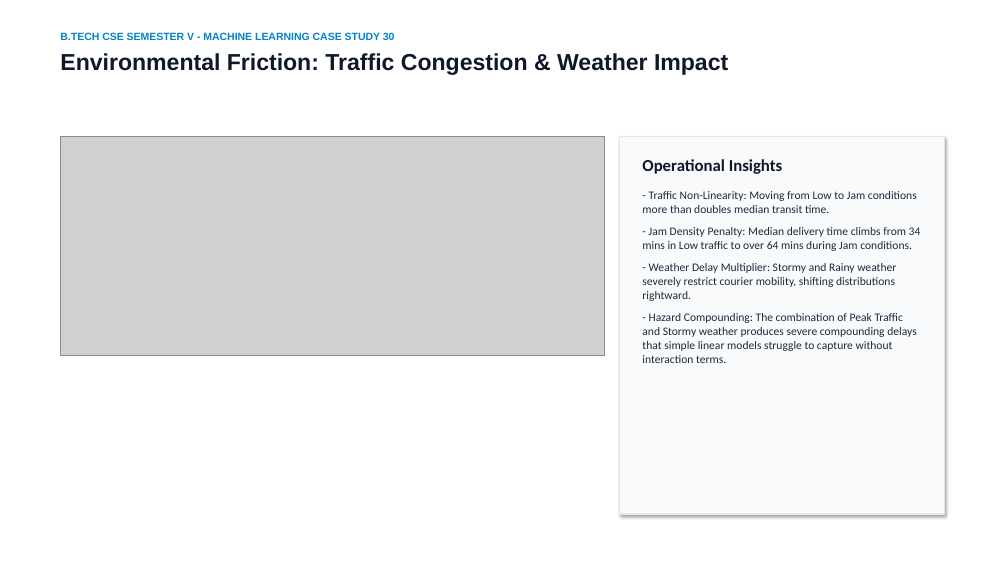
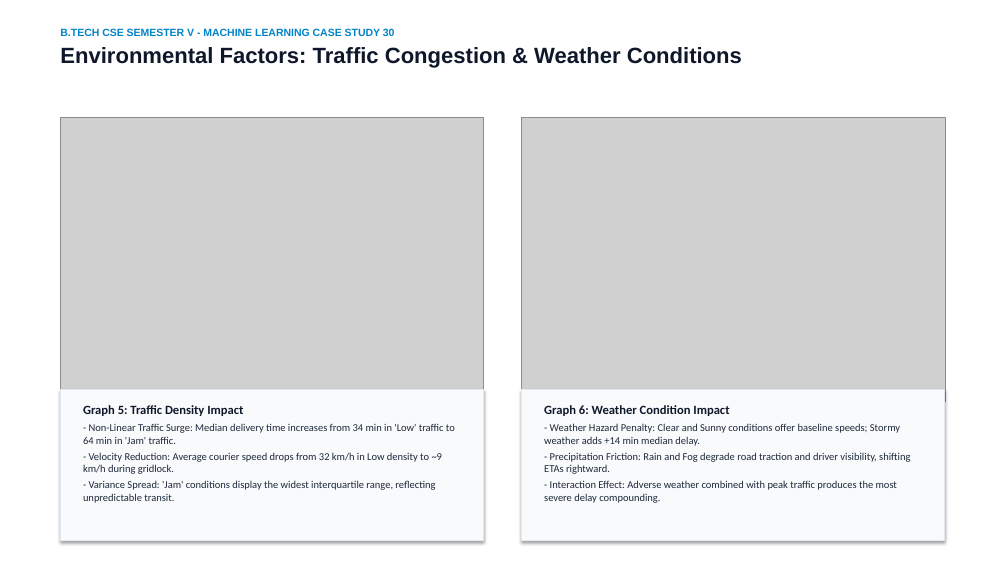
Before and after one commit to Rizwan2611/food-delivery-time-prediction, a slide deck: slide 6 of Food_Delivery_Time_Prediction_Presentation.pptx. Drawn at 1008x567 pixels with LibreOffice and Linux fonts; fonts in the diff are those of the drawing; grey boxes stand for pictures. Boxes give left, top, right and bottom in pixels: in the first picture for what was removed or moved away, otherwise in the second. Text is boxed around its words. In the diff, an @@ line names an element or a change of style, - is before the commit and + after.

Commit message:
Update presentation with 1-2 exact graphs per slide and comprehensive explanations

```diff
--- a/Food_Delivery_Time_Prediction_Presentation.pptx
+++ b/Food_Delivery_Time_Prediction_Presentation.pptx
@@ text at box(60, 28, 395, 36): less space between paragraphs @@
@@ text at box(60, 47, 742, 68): text changed; size 22 to 21 pt @@
-Environmental Friction: Traffic Congestion & Weather Impact
+Environmental Factors: Traffic Congestion & Weather Conditions
@@ picture: place and size @@
-picture at box(60, 136, 605, 355)
+picture at box(60, 117, 484, 402)
@@ picture added at box(522, 117, 945, 402) @@
@@ rectangle: place and size @@
-rectangle at box(620, 136, 945, 514)
+rectangle at box(60, 389, 484, 541)
@@ rectangle added at box(522, 389, 945, 541), fill #F8FAFC, outline #E2E8F0 1 pt @@
@@ text at box(83, 405, 455, 503): text changed; size 11 to 10 pt @@
-Operational Insights
-- Traffic Non-Linearity: Moving from Low to Jam conditions more than doubles median transit time.
-- Jam Density Penalty: Median delivery time climbs from 34 mins in Low traffic to over 64 mins during Jam conditions.
-- Weather Delay Multiplier: Stormy and Rainy weather severely restrict courier mobility, shifting distributions rightward.
-- Hazard Compounding: The combination of Peak Traffic and Stormy weather produces severe compounding delays that simple linear models struggle to capture without interaction terms.
+Graph 5: Traffic Density Impact
+- Non-Linear Traffic Surge: Median delivery time increases from 34 min in 'Low' traffic to 64 min in 'Jam' traffic.
+- Velocity Reduction: Average courier speed drops from 32 km/h in Low density to ~9 km/h during gridlock.
+- Variance Spread: 'Jam' conditions display the widest interquartile range, reflecting unpredictable transit.
@@ text added at box(544, 405, 910, 503), 10 pt, text #1E293B @@
+Graph 6: Weather Condition Impact
+- Weather Hazard Penalty: Clear and Sunny conditions offer baseline speeds; Stormy weather adds +14 min median delay.
+- Precipitation Friction: Rain and Fog degrade road traction and driver visibility, shifting ETAs rightward.
+- Interaction Effect: Adverse weather combined with peak traffic produces the most severe delay compounding.
```
Also in this commit, not shown: 10 other slides changed, 5 slides added, 5 slides removed, 14 other files.
